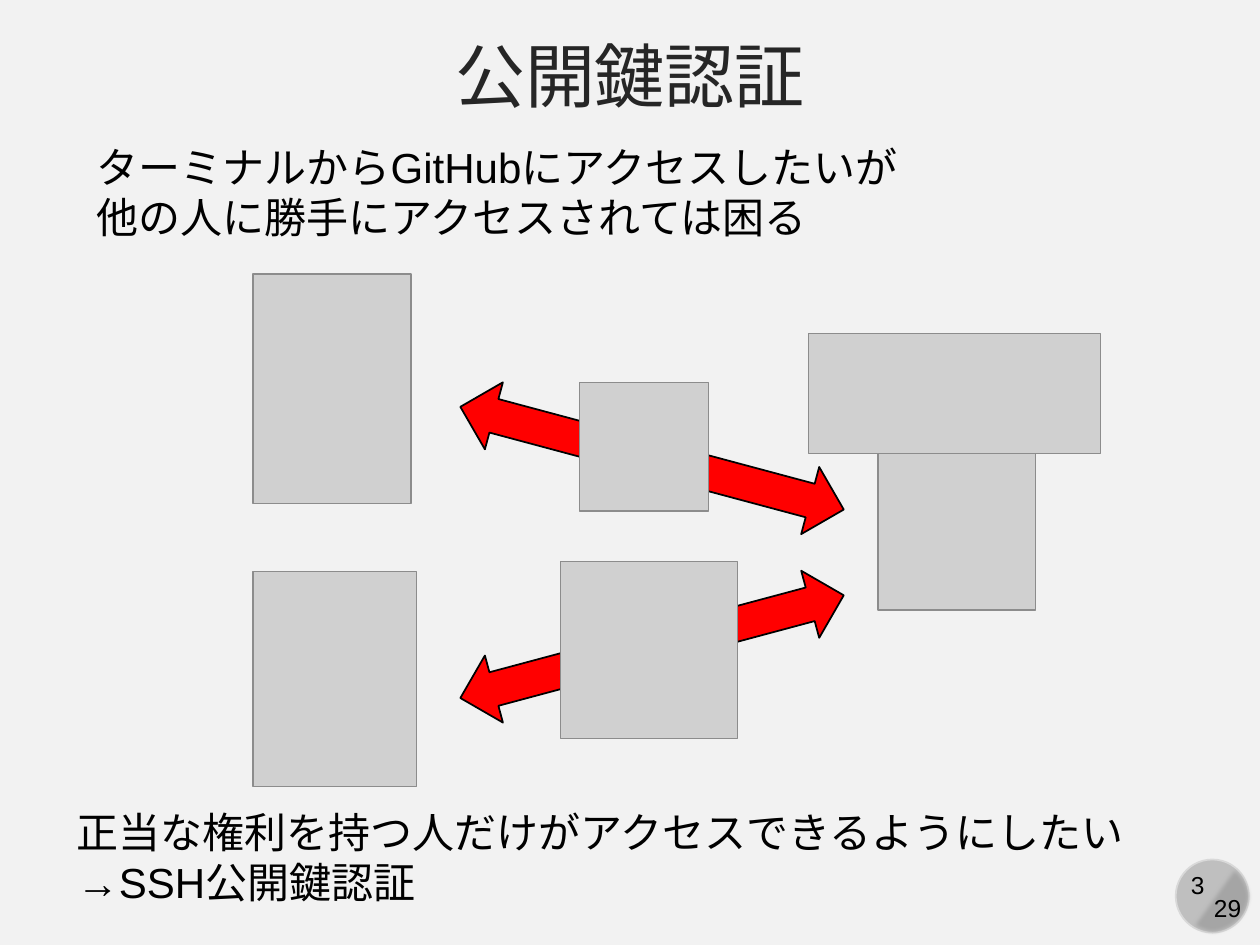
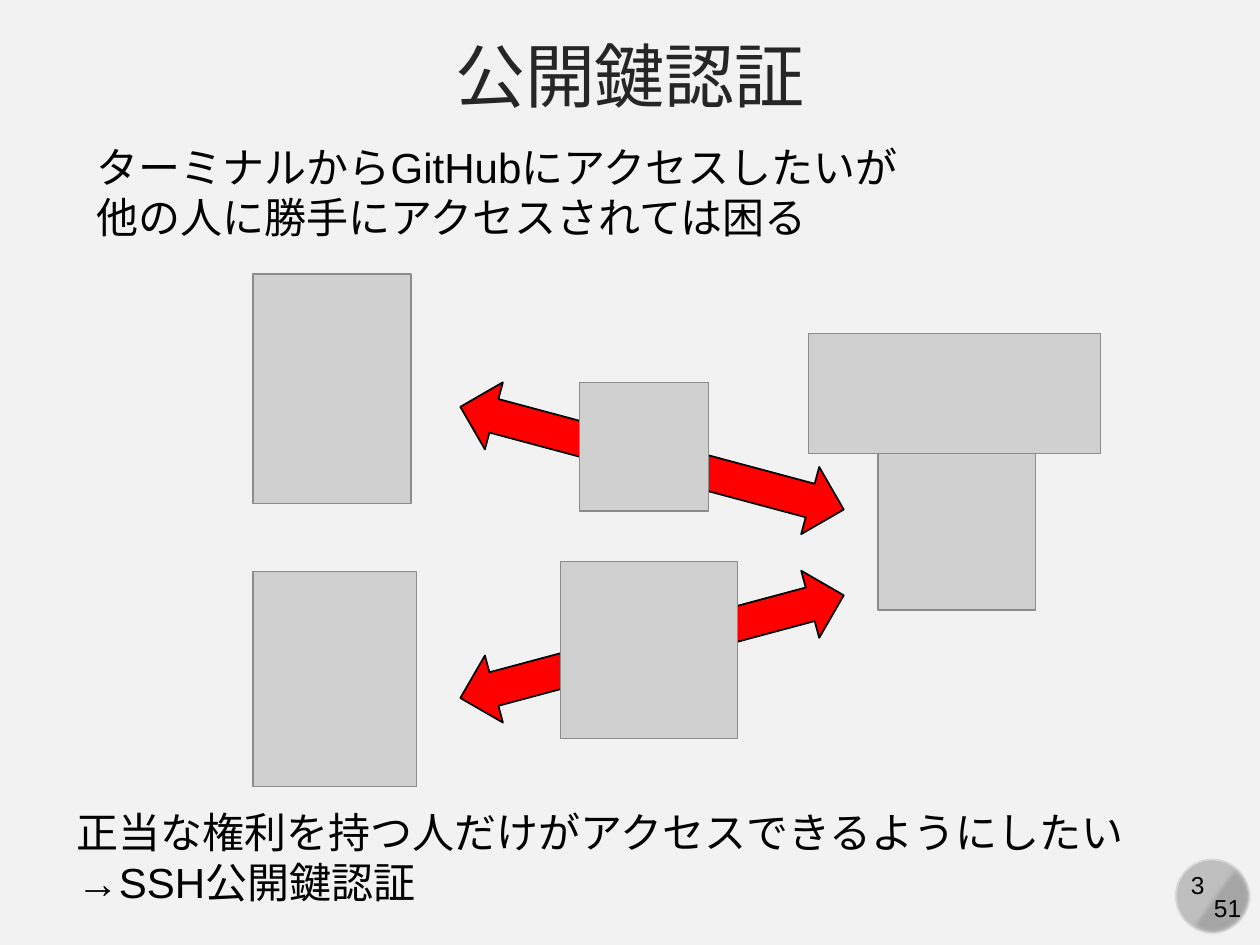
Before and after one commit to kaityo256/github, a slide deck: slide 3 of practice_github/fig/github_ex03.pptx. Drawn at 1260x945 pixels with LibreOffice and Linux fonts; fonts in the diff are those of the drawing; grey boxes stand for pictures. Boxes give left, top, right and bottom in pixels: in the first picture for what was removed or moved away, otherwise in the second. Text is boxed around its words. In the diff, an @@ line names an element or a change of style, - is before the commit and + after.

```diff
--- a/practice_github/fig/github_ex03.pptx
+++ b/practice_github/fig/github_ex03.pptx
@@ text at (x1=1214, y1=900, x2=1241, y2=923): text changed @@
-29
+51
```
Also in this commit, not shown: 42 other slides changed, 8 slides added.
